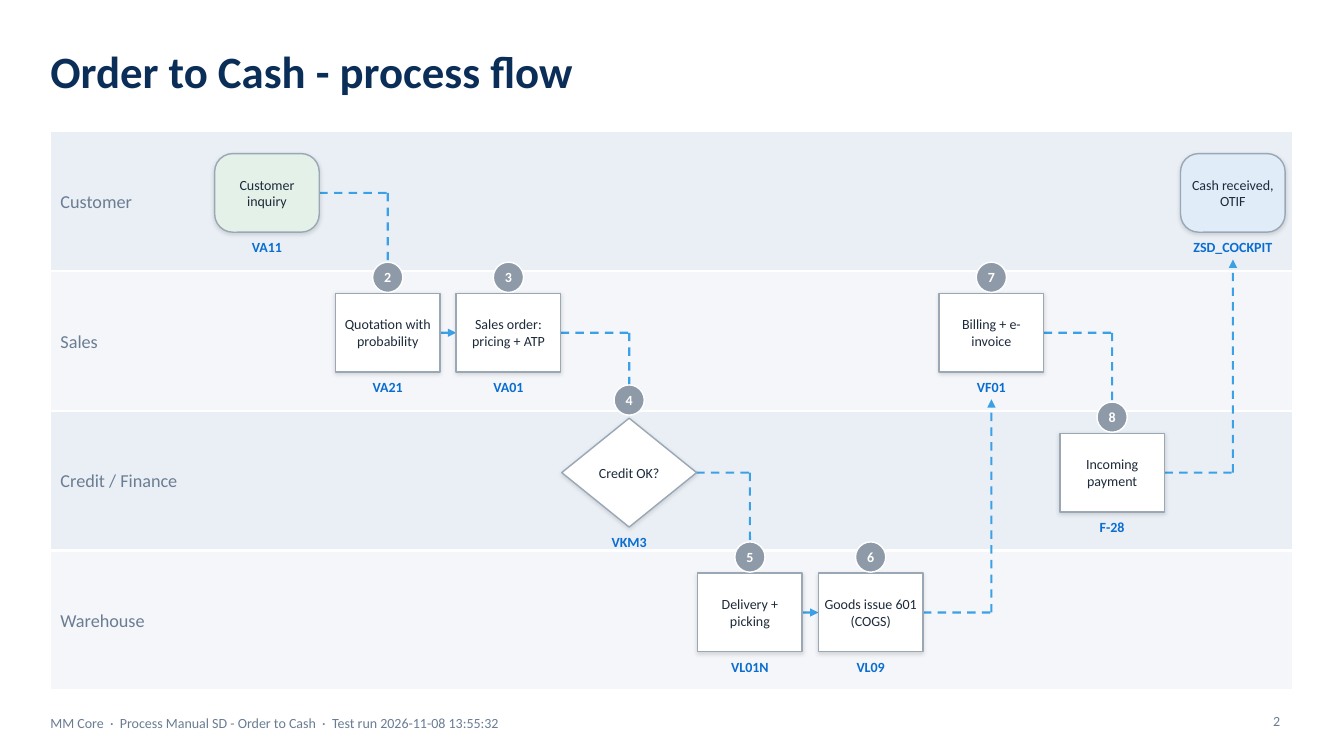
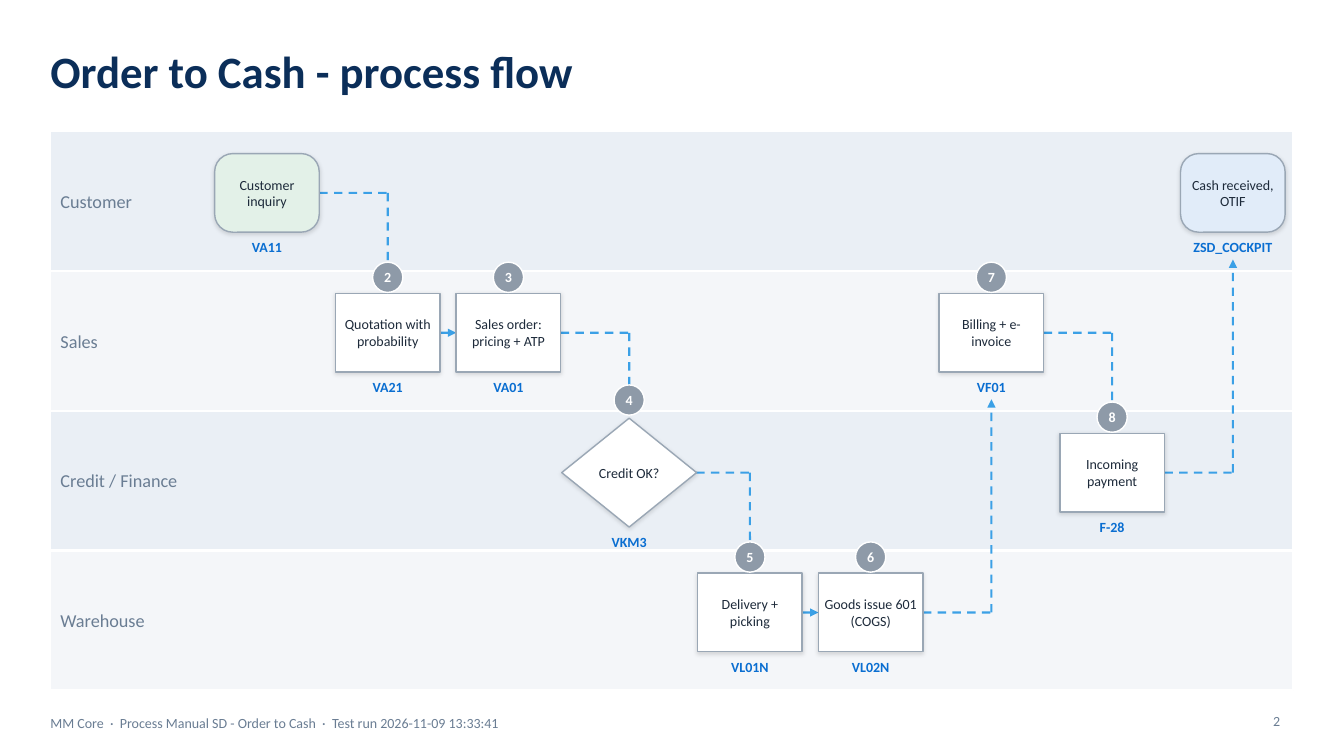
Before and after one commit to coolman1984/AI, a slide deck: slide 2 of web/static/manuals/PM_O2C.pptx. Drawn at 1344x756 pixels with LibreOffice and Linux fonts; fonts in the diff are those of the drawing. Boxes give left, top, right and bottom in pixels: in the first picture for what was removed or moved away, otherwise in the second. Text is boxed around its words. In the diff, an @@ line names an element or a change of style, - is before the commit and + after.

```diff
--- a/web/static/manuals/PM_O2C.pptx
+++ b/web/static/manuals/PM_O2C.pptx
@@ text at (852, 663, 890, 672): text changed @@
-VL09
+VL02N
@@ text at (50, 718, 499, 728): text changed @@
-MM Core · Process Manual SD - Order to Cash · Test run 2026-11-08 13:55:32
+MM Core · Process Manual SD - Order to Cash · Test run 2026-11-09 13:33:41
```
Also in this commit, not shown: 3 other slides changed, 14 other files.
